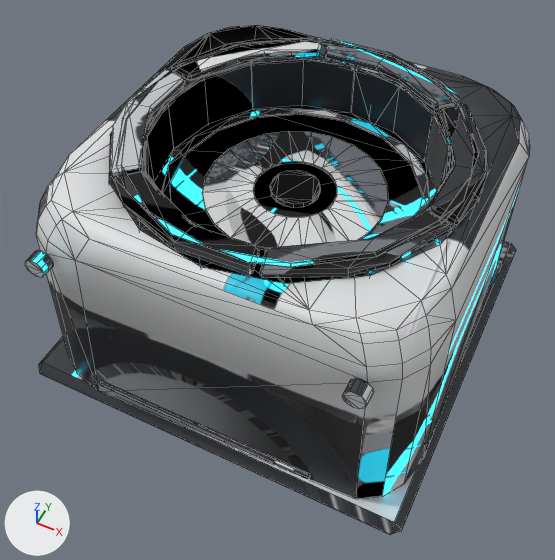
What one commit did to the FBX model Tools/ModelFactory/R4SixStyles1/models/01_CleanFuturistic/R4X_FlyingDroneDeployer/R4X_FlyingDroneDeployer_LOD1.fbx.
Before and after are seen from a 50 mm camera at (0.289, -0.625, 0.57) aimed at (0.002, -0.05, -0.148). Arrows for +X, +Y and +Z are at lower left; the lights stay in place. The older version comes first. Mesh edges are drawn as thin lines.

Objects in the first picture: 'R4X_FlyingDroneDeployer_LOD1'.
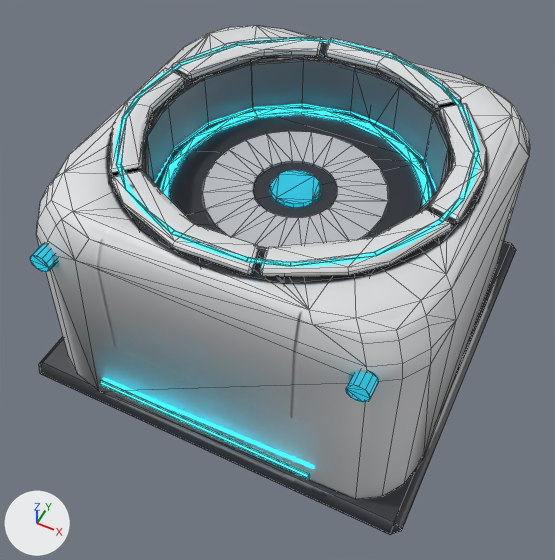
Changed parts and their boxes [x1, y1, x2, y2] in the pictures (555 x 560 px; the box of a moved part takes in the faces that stretch with it):
'R4X_FlyingDroneDeployer_LOD1', reshaped
    before: [25, 25, 530, 535]
    after: [30, 25, 530, 535]
part 1 of me_r4x_flyingdronedeployer_body_002, moved or reshaped
    before: [109, 37, 486, 409]
    after: [109, 37, 487, 402]
part 2 of me_r4x_flyingdronedeployer_body_002, moved or reshaped
    before: [25, 250, 53, 277]
    after: [30, 243, 56, 272]
part 3 of me_r4x_flyingdronedeployer_body_002, surface changed
    both: [30, 25, 524, 535]

Patch to the scene script:
```diff
--- a/Tools/ModelFactory/R4SixStyles1/models/01_CleanFuturistic/R4X_FlyingDroneDeployer/R4X_FlyingDroneDeployer_LOD1.fbx.py
+++ b/Tools/ModelFactory/R4SixStyles1/models/01_CleanFuturistic/R4X_FlyingDroneDeployer/R4X_FlyingDroneDeployer_LOD1.fbx.py
@@ me_r4x_flyingdronedeployer_body_002 @@
 # used by ob_r4x_flyingdronedeployer_lod1; location = (0.0, 0.0, 0.0)
-me_r4x_flyingdronedeployer_body_002.from_pydata(...)  # 896 vertices, 1307 faces; spans x -0.25..0.25, y -0.252..0.25, z -0.26..0.042
+me_r4x_flyingdronedeployer_body_002.from_pydata(...)  # 900 vertices, 1313 faces; spans x -0.25..0.25, y -0.25..0.25, z -0.26..0.043
+# me_r4x_flyingdronedeployer_body_002 part 1: 257 vertices moved from x -0.205..0.205, y -0.252..0.205, z -0.032..0.042 to x -0.205..0.205, y -0.244..0.205, z -0.032..0.043; 26 vertices removed from x -0.193..0.193, y -0.195..0.195, z 0.041..0.042; 30 vertices added at x -0.193..0.189, y -0.195..0.195, z 0.042..0.043
+# me_r4x_flyingdronedeployer_body_002 part 2: 24 vertices moved from x -0.192..-0.168, y -0.252..-0.236, z -0.032..-0.008 to x -0.192..-0.168, y -0.244..-0.224, z -0.032..-0.008
+# me_r4x_flyingdronedeployer_body_002 part 3: 1196 kept faces spanning x -0.25..0.25, y -0.25..0.25, z -0.26..0.043 get new texture (UV) coordinates
 me_r4x_flyingdronedeployer_body_002.materials.append(mat_r4x_flyingdronedeployer_01_cleanfuturistic)
```
